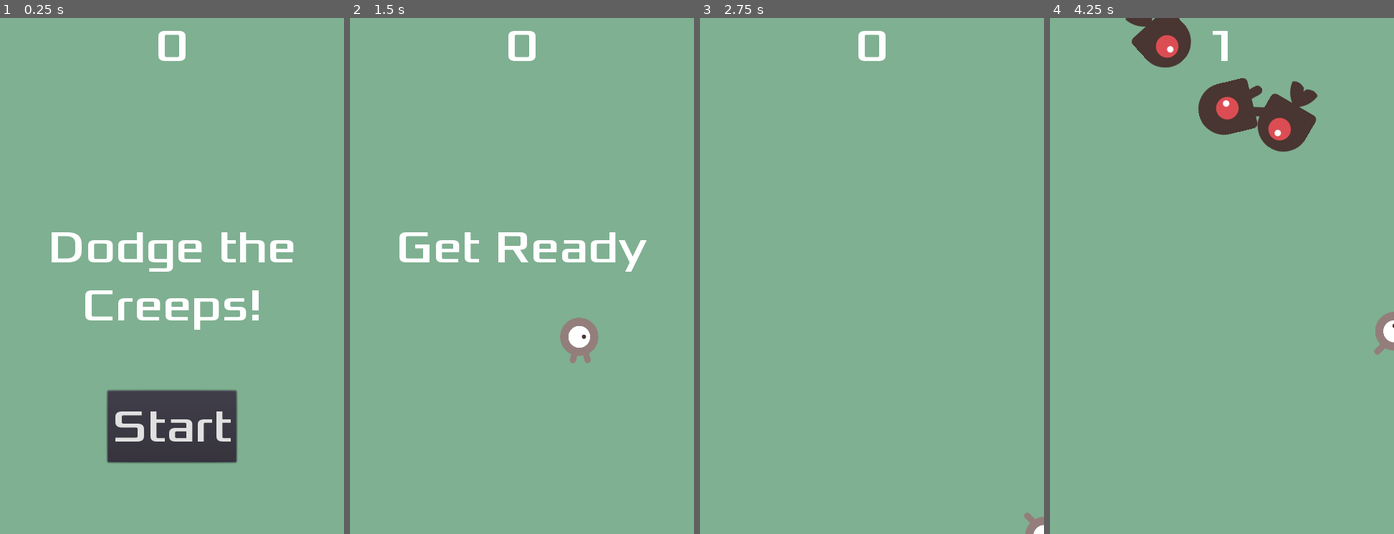
Above: before the commit, frames 1-4 (left to right).
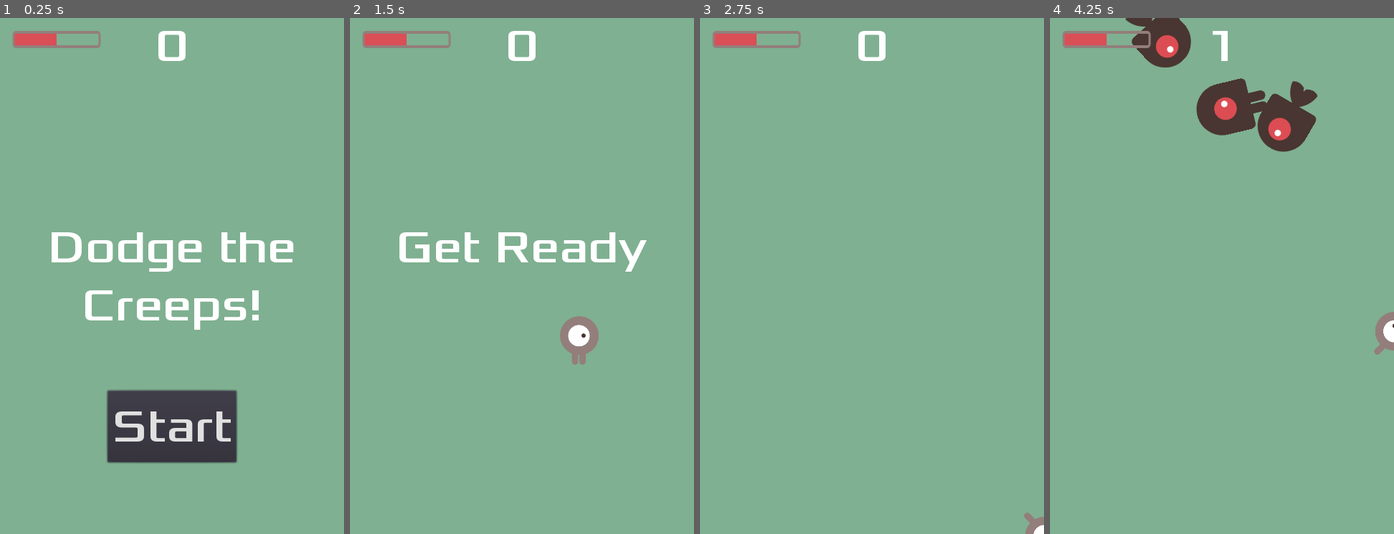
Above: after the commit, the same moments.

Repository: KL-7/godot-tutorial-dodge
Game: Godot game, scene res://scenes/Main/Main.tscn
Two runs of this game, one before a commit and one after it. Both use one fixed random seed, a clock stepped at 60 frames per second and the inputs below.
Inputs:
- Up to frame 1 (0.25 s): no input
- Up to frame 2 (1.5 s): click "Start" at 0.5 s; tap Enter at 1.25 s; hold Right (ui_right) from 1.28 s (still down)
- Up to frame 3 (2.75 s): release Right (ui_right) at 2.03 s; hold Down (ui_down) from 2.03 s (still down)
- Up to frame 4 (4.25 s): release Down (ui_down) at 2.78 s; hold Right (ui_right) 2.78-3.53 s; hold Up (ui_up) from 3.53 s (still down)

The runs differ from the first frame. In frame 1, 0.6% of the frame differs, in the area x 3-30%, y 2-6%; in frame 2, 0.7%; in frame 3, 0.6%; in frame 4, 0.9%, in the area x 3-64%, y 2-23%.

Commit message:
Add static health bar

Diff:
--- a/scenes/HUD/HUD.tscn
+++ b/scenes/HUD/HUD.tscn
@@ -1,17 +1,30 @@
-[gd_scene load_steps=6 format=2]
+[gd_scene load_steps=10 format=2]
 
 [ext_resource path="res://assets/fonts/Xolonium-Regular.ttf" type="DynamicFontData" id=1]
 [ext_resource path="res://scenes/HUD/HUD.gd" type="Script" id=2]
+[ext_resource path="res://assets/art/healthBar.png" type="Texture" id=3]
 
 [sub_resource type="DynamicFont" id=1]
 size = 64
 font_data = ExtResource( 1 )
+
+[sub_resource type="Theme" id=4]
 
 [sub_resource type="InputEventAction" id=2]
 action = "ui_select"
 
 [sub_resource type="ShortCut" id=3]
 shortcut = SubResource( 2 )
+
+[sub_resource type="AtlasTexture" id=5]
+flags = 4
+atlas = ExtResource( 3 )
+region = Rect2( 0, 0, 168, 28 )
+
+[sub_resource type="AtlasTexture" id=6]
+flags = 4
+atlas = ExtResource( 3 )
+region = Rect2( 0, 28, 168, 28 )
 
 [node name="HUD" type="CanvasLayer"]
 script = ExtResource( 2 )
@@ -49,6 +62,7 @@
 margin_top = -200.0
 margin_right = 90.0
 margin_bottom = -100.0
+theme = SubResource( 4 )
 custom_fonts/font = SubResource( 1 )
 shortcut = SubResource( 3 )
 text = "Start"
@@ -60,5 +74,18 @@
 wait_time = 2.0
 one_shot = true
 
+[node name="TextureProgress" type="TextureProgress" parent="."]
+margin_left = 16.0
+margin_top = 16.0
+margin_right = 168.0
+margin_bottom = 28.0
+rect_scale = Vector2( 0.75, 1 )
+value = 50.0
+texture_over = SubResource( 5 )
+texture_progress = SubResource( 6 )
+__meta__ = {
+"_edit_use_anchors_": false
+}
+
 [connection signal="pressed" from="StartButton" to="." method="_on_StartButton_pressed"]
 [connection signal="timeout" from="MessageTimer" to="." method="_on_MessageTimer_timeout"]
--- a/scenes/Mob/Mob.tscn
+++ b/scenes/Mob/Mob.tscn
@@ -8,16 +8,20 @@
 [ext_resource path="res://assets/art/enemyFlyingAlt_1.png" type="Texture" id=6]
 [ext_resource path="res://assets/art/enemyWalking_2.png" type="Texture" id=7]
 
+[sub_resource type="CapsuleShape2D" id=2]
+radius = 36.0
+height = 28.0
+
 [sub_resource type="SpriteFrames" id=1]
 animations = [ {
+"frames": [ ExtResource( 6 ), ExtResource( 3 ) ],
+"loop": true,
+"name": "fly",
+"speed": 3.0
+}, {
 "frames": [ ExtResource( 4 ), ExtResource( 5 ) ],
 "loop": true,
 "name": "swim",
-"speed": 3.0
-}, {
-"frames": [ ExtResource( 6 ), ExtResource( 3 ) ],
-"loop": true,
-"name": "fly",
 "speed": 3.0
 }, {
 "frames": [ ExtResource( 2 ), ExtResource( 7 ) ],
@@ -25,10 +29,6 @@
 "name": "walk",
 "speed": 3.0
 } ]
-
-[sub_resource type="CapsuleShape2D" id=2]
-radius = 36.0
-height = 28.0
 
 [node name="Mob" type="RigidBody2D" groups=["mobs"]]
 collision_mask = 0
@@ -38,17 +38,18 @@
 "_edit_group_": true
 }
 
-[node name="AnimatedSprite" type="AnimatedSprite" parent="."]
-scale = Vector2( 0.75, 0.75 )
-frames = SubResource( 1 )
-animation = "walk"
-playing = true
+[node name="VisibilityNotifier2D" type="VisibilityNotifier2D" parent="."]
+scale = Vector2( 5, 3.6 )
 
 [node name="CollisionShape2D" type="CollisionShape2D" parent="."]
 rotation = 1.5708
 shape = SubResource( 2 )
 
-[node name="VisibilityNotifier2D" type="VisibilityNotifier2D" parent="."]
-scale = Vector2( 5, 3.6 )
+[node name="AnimatedSprite" type="AnimatedSprite" parent="."]
+scale = Vector2( 0.75, 0.75 )
+frames = SubResource( 1 )
+animation = "walk"
+frame = 1
+playing = true
 
 [connection signal="screen_exited" from="VisibilityNotifier2D" to="." method="_on_VisibilityNotifier2D_screen_exited"]
--- a/scenes/Player/Player.tscn
+++ b/scenes/Player/Player.tscn
@@ -5,6 +5,10 @@
 [ext_resource path="res://assets/art/playerGrey_up2.png" type="Texture" id=3]
 [ext_resource path="res://scenes/Player/Player.gd" type="Script" id=4]
 [ext_resource path="res://assets/art/playerGrey_walk2.png" type="Texture" id=5]
+
+[sub_resource type="CapsuleShape2D" id=2]
+radius = 27.0
+height = 14.0
 
 [sub_resource type="SpriteFrames" id=1]
 animations = [ {
@@ -19,23 +23,18 @@
 "speed": 5.0
 } ]
 
-[sub_resource type="CapsuleShape2D" id=2]
-radius = 27.0
-height = 14.0
-
 [node name="Player" type="Area2D"]
 script = ExtResource( 4 )
 __meta__ = {
 "_edit_group_": true
 }
 
+[node name="CollisionShape2D" type="CollisionShape2D" parent="."]
+shape = SubResource( 2 )
+
 [node name="AnimatedSprite" type="AnimatedSprite" parent="."]
 scale = Vector2( 0.5, 0.5 )
 frames = SubResource( 1 )
 animation = "walk"
-frame = 1
-
-[node name="CollisionShape2D" type="CollisionShape2D" parent="."]
-shape = SubResource( 2 )
 
 [connection signal="body_entered" from="." to="." method="_on_Player_body_entered"]
Binary file added: assets/art/healthBar.png
Not shown, added: assets/art/healthBar.png.import
